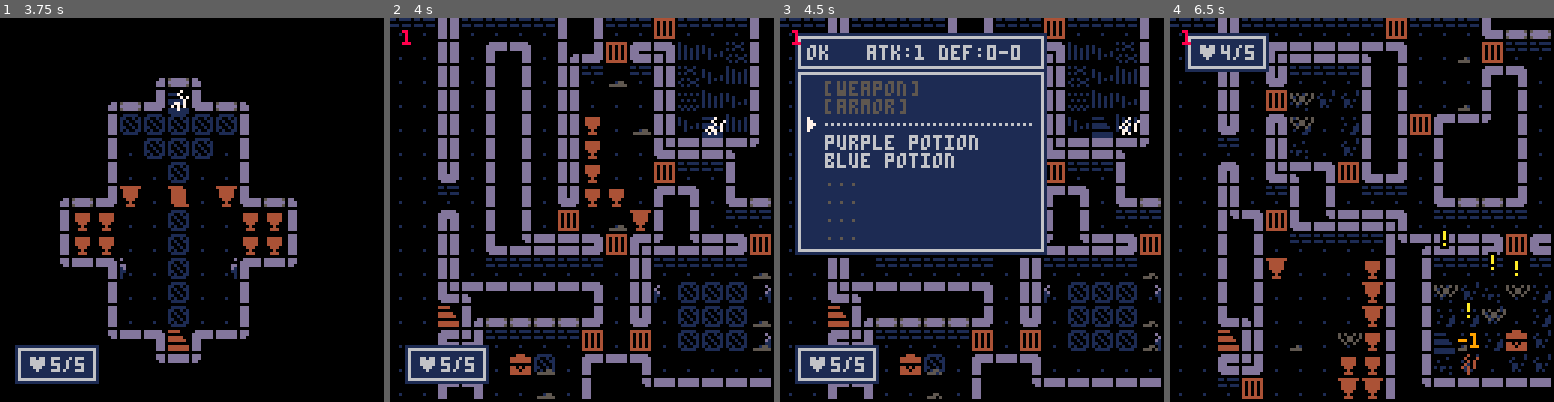
Above: before the commit, frames 1-4 (left to right).
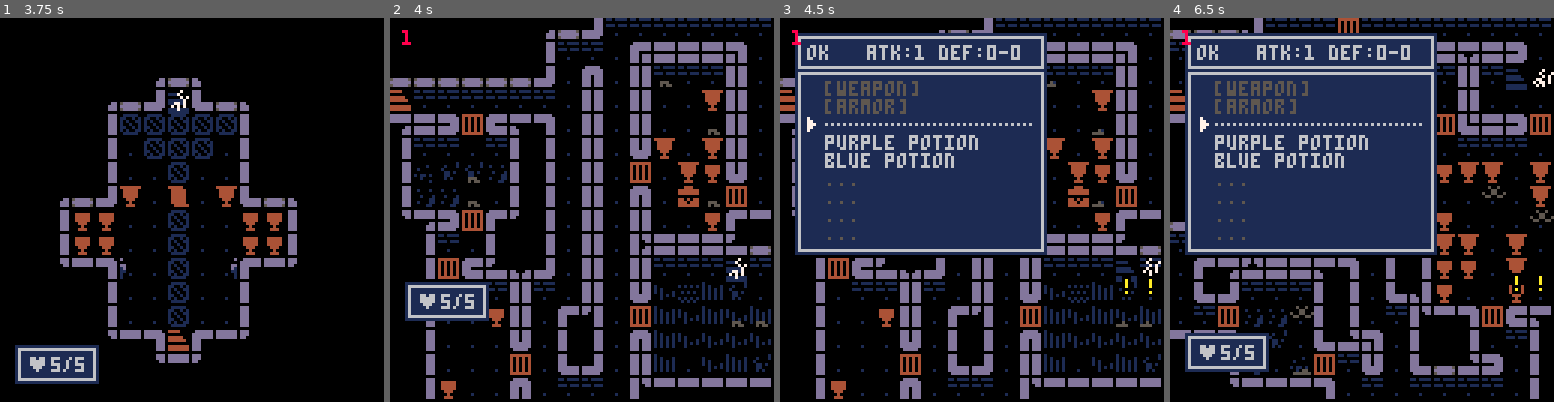
Above: after the commit, the same moments.

Repository: Aeklad/pico8
Game: PICO-8 cartridge rogue.p8
Same seed, same stepped clock (60 frames per second), same inputs: the game is played once before the commit and once after it.
Inputs:
- Up to frame 1 (3.75 s): tap X (X key) at 0.33, 1.07, 1.85, 2.97 s; tap O (Z key) at 0.7, 1.7, 2.1, 2.5, 2.9, 3.3, 3.7 s; hold Right 1.6-2.1 s; hold Up 2.15-2.42 s; hold Right 2.47-3.03 s; hold Left 3.08-3.58 s; hold Down from 3.63 s (still down)
- Up to frame 2 (4 s): release Down at 3.97 s
- Up to frame 3 (4.5 s): hold Right from 4.02 s (still down); tap X (X key) at 4.08 s; tap O (Z key) at 4.1 s
- Up to frame 4 (6.5 s): tap O (Z key) every 0.4 s from 4.5 to 6.1 s; release Right at 4.68 s; hold Up 4.73-5.03 s; hold Left 5.08-5.68 s; tap X (X key) at 5.2, 6.32 s; hold Down 5.73-6.03 s; hold Right from 6.08 s (still down)

Frame 1 is identical in both runs. In frame 2, 40% of the frame differs, in the area x 0-100%, y 0-100%; in frame 3, 22%; in frame 4, 60%.

Commit message:
fixed left hallway bug

Diff:
--- a/rogue.p8
+++ b/rogue.p8
@@ -1323,7 +1323,7 @@
  fog=blankmap(0)
  if floor==1 then
   st_steps=0
-  music(0)
+  --music(0)
  end
  if floor==0 then
   copymap(16,0)
@@ -1366,7 +1366,9 @@
  return
  --cls()
  --map()
- --flip()
+ --for i=0,1 do
+ -- flip()
+ --end
 end
 -------------------
 --rooms
@@ -2117,149 +2119,149 @@
 0000050500000303030103010307020005050505050505050505050505050505050505050505050505050505050505050505050505050505050505050505000000000000000004040000000000000000000000000000000000000000000000000000000000000000000000000000030000000000000000000000000000000000
 0000000000000000000000000000000000000000000000000000000000000000000000000000000000000000000000000000000000000000000000000000000000000000000000000000000000000000000000000000000000000000000000000000000000000000000000000000000000000000000000000000000000000000
 __map__
-0202020202020202020202010202020203030303030303030303030303030303030303030303030303030303030303030101020202020202020202020202020200000000000000000000000000000000000000000000000000000000000000000000000000000000000000000000000000000000000000000000000000000000
-02010201010201010101010101010e0203030303030303030303030303030303030303030303030303030303030303030101020202020202020202020202020200000000000000000000000000000000000000000000000000000000000000000000000000000000000000000000000000000000000000000000000000000000
-02010201010601020a0101010201010203030303030310111203030303030303030303030303030303030303030303030101020202020202020202020202020200000000000000000000000000000000000000000000000000000000000000000000000000000000000000000000000000000000000000000000000000000000
-02010201010101020101020d020d0202030303031011240f2311120303030303030303030303030303030303030303030101020202020202020202020202020200000000000000000000000000000000000000000000000000000000000000000000000000000000000000000000000000000000000000000000000000000000
-0101010101010102c00202010201010203030303204444444444220303030303030303030310111111111112030303030101020202020202020202020202020200000000000000000000000000000000000000000000000000000000000000000000000000000000000000000000000000000000000000000000000000000000
-0201010101010101020202020202060203030303200144444401220303030303030303030320040404040422030303030101020202020202020202020202020200000000000000000000000000000000000000000000000000000000000000000000000000000000000000000000000000000000000000000000000000000000
-020f010101010101010101010101c00203030303200101440101220303030303030303030320014d4e4f0122030303030101020202020202020202020202020200000000000000000000000000000000000000000000000000000000000000000000000000000000000000000000000000000000000000000000000000000000
-020202020d020d0202020202020d020203031011240801060108231112030303030303030320015d5e5f0122030303030101020202020202020202020202020200000000000000000000000000000000000000000000000000000000000000000000000000000000000000000000000000000000000000000000000000000000
-02c0010d01010101020101010101010203032007070101440101070722030303030303030320016d6e6f0122030303030101020202020202020202020202020200000000000000000000000000000000000000000000000000000000000000000000000000000000000000000000000000000000000000000000000000000000
-0201010201010101020107070701010203032007070101440101070722030303030303030320017d7e7f0122030303030101020202020202020202020202020200000000000000000000000000000000000000000000000000000000000000000000000000000000000000000000000000000000000000000000000000000000
-020c010201010601020801c0c00107020303303114400144014213313203030303030303033031140f133132030303030101020202020202020202020202020200000000000000000000000000000000000000000000000000000000000000000000000000000000000000000000000000000000000000000000000000000000
-0201010201010101020101c008c0070203030303200101440101220303030303030303030303033031320303030303030101020202020202020202020202020200000000000000000000000000000000000000000000000000000000000000000000000000000000000000000000000000000000000000000000000000000000
-0201010d010101010d0101080807080203030303200101440101220303030303030303030303030303030303030303030101020202020202020202020202020200000000000000000000000000000000000000000000000000000000000000000000000000000000000000000000000000000000000000000000000000000000
-02020202020202020202020202020202030303033031140e1331320303030303030303030303030303030303030303030101020202020202020202020202020200000000000000000000000000000000000000000000000000000000000000000000000000000000000000000000000000000000000000000000000000000000
-0202020202020202020202020202020203030303030330313203030303030303030303030303030303030303030303030101020202020202020202020202020200000000000000000000000000000000000000000000000000000000000000000000000000000000000000000000000000000000000000000000000000000000
-0202020202020202020202020202020203030303030303030303030303030303030303030303030303030303030303030101020202020202020202020202020200000000000000000000000000000000000000000000000000000000000000000000000000000000000000000000000000000000000000000000000000000000
-…(130 lines of a section not shown)…
+0202020202020202020202010202020203030303030303030303030303030303030303030303030303030303030303030202020202020202020202020202020200000000000000000000000000000000000000000000000000000000000000000000000000000000000000000000000000000000000000000000000000000000
+02010201010201010101010101010e0203030303030303030303030303030303030303030303030303030303030303030202020202020202020202020202020200000000000000000000000000000000000000000000000000000000000000000000000000000000000000000000000000000000000000000000000000000000
+02010201010601020a0101010201010203030303030310111203030303030303030303030303030303030303030303030202020202020202020202020202020200000000000000000000000000000000000000000000000000000000000000000000000000000000000000000000000000000000000000000000000000000000
+02010201010101020101020d020d0202030303031011240f2311120303030303030303030303030303030303030303030202020202020202020202020202020200000000000000000000000000000000000000000000000000000000000000000000000000000000000000000000000000000000000000000000000000000000
+0101010101010102c00202010201010203030303204444444444220303030303030303030310111111111112030303030202020202020202020202020202020200000000000000000000000000000000000000000000000000000000000000000000000000000000000000000000000000000000000000000000000000000000
+0201010101010101020202020202060203030303200144444401220303030303030303030320040404040422030303030202020202020202020202020202020200000000000000000000000000000000000000000000000000000000000000000000000000000000000000000000000000000000000000000000000000000000
+020f010101010101010101010101c00203030303200101440101220303030303030303030320014d4e4f0122030303030202020202020202020202020202020200000000000000000000000000000000000000000000000000000000000000000000000000000000000000000000000000000000000000000000000000000000
+020202020d020d0202020202020d020203031011240801060108231112030303030303030320015d5e5f0122030303030202020202020202020202020202020200000000000000000000000000000000000000000000000000000000000000000000000000000000000000000000000000000000000000000000000000000000
+02c0010d01010101020101010101010203032007070101440101070722030303030303030320016d6e6f0122030303030202020202020202020202020202020200000000000000000000000000000000000000000000000000000000000000000000000000000000000000000000000000000000000000000000000000000000
+0201010201010101020107070701010203032007070101440101070722030303030303030320017d7e7f0122030303030202020202020202020202020202020200000000000000000000000000000000000000000000000000000000000000000000000000000000000000000000000000000000000000000000000000000000
+020c010201010601020801c0c00107020303303114400144014213313203030303030303033031140f133132030303030202020202020202020202020202020200000000000000000000000000000000000000000000000000000000000000000000000000000000000000000000000000000000000000000000000000000000
+0201010201010101020101c008c0070203030303200101440101220303030303030303030303033031320303030303030202020202020202020202020202020200000000000000000000000000000000000000000000000000000000000000000000000000000000000000000000000000000000000000000000000000000000
+0201010d010101010d0101080807080203030303200101440101220303030303030303030303030303030303030303030202020202020202020202020202020200000000000000000000000000000000000000000000000000000000000000000000000000000000000000000000000000000000000000000000000000000000
+02020202020202020202020202020202030303033031140e1331320303030303030303030303030303030303030303030202020202020202020202020202020200000000000000000000000000000000000000000000000000000000000000000000000000000000000000000000000000000000000000000000000000000000
+0202020202020202020202020202020203030303030330313203030303030303030303030303030303030303030303030202020202020202020202020202020200000000000000000000000000000000000000000000000000000000000000000000000000000000000000000000000000000000000000000000000000000000
+0202020202020202020202020202020203030303030303030303030303030303030303030303030303030303030303030202020202020202020202020202020200000000000000000000000000000000000000000000000000000000000000000000000000000000000000000000000000000000000000000000000000000000
+…(130 lines of a section not shown)…
